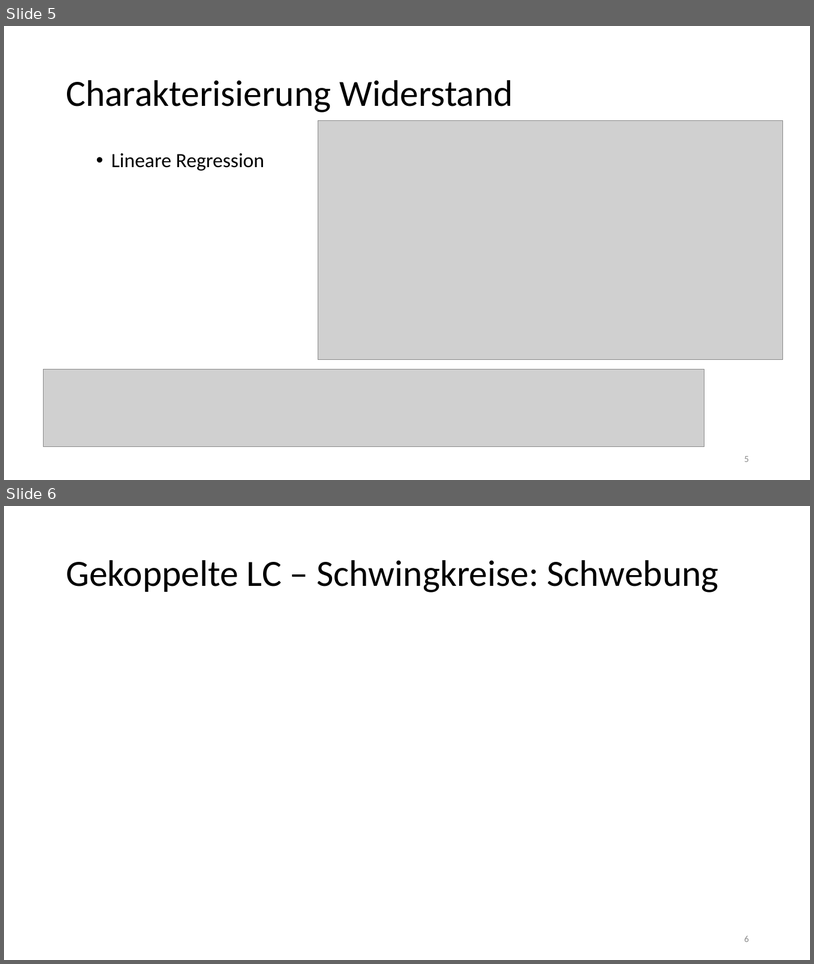
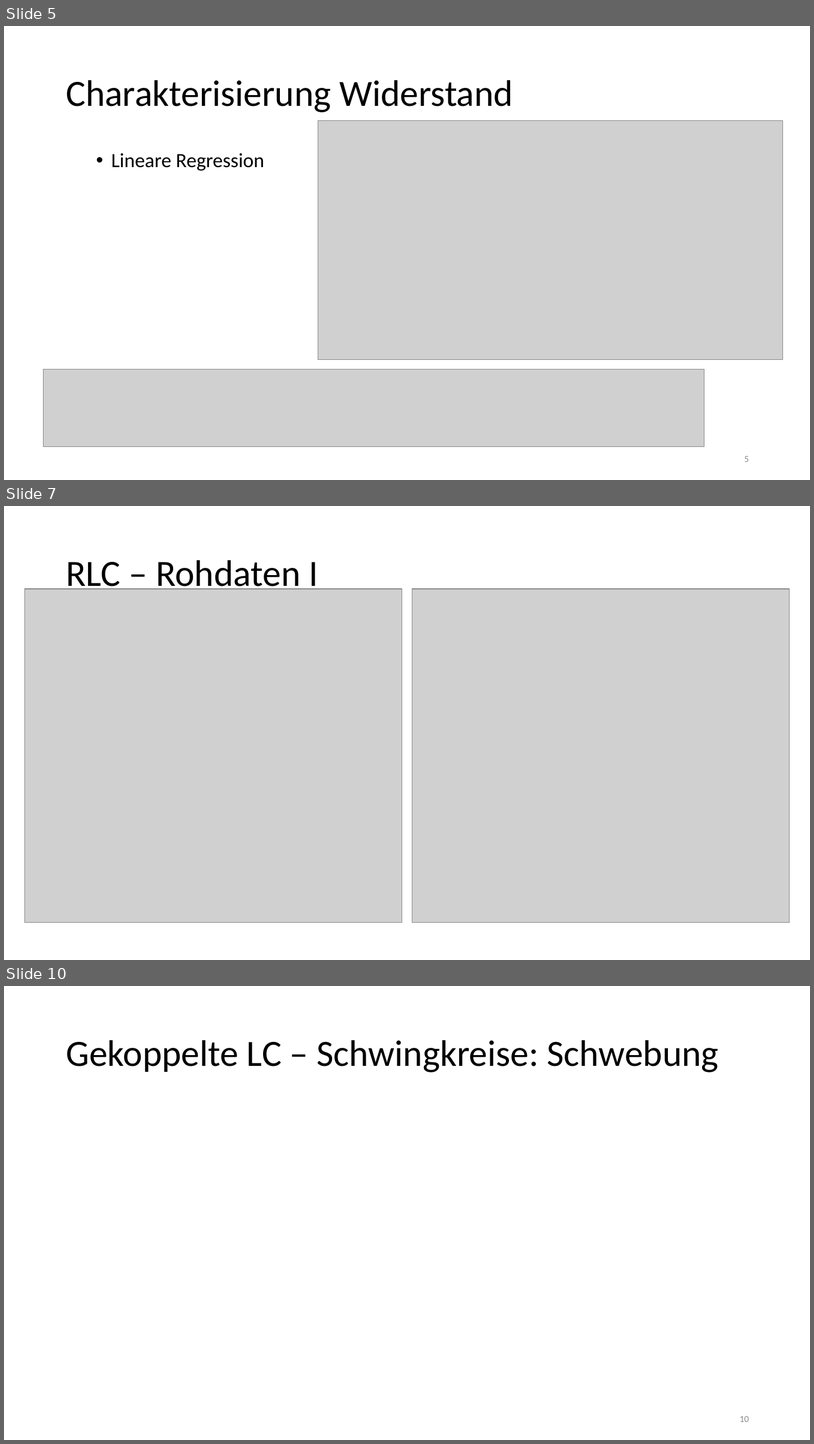
Before and after one commit to thewhitecat/grundpraktikum1, a slide deck: Elektronik/Elektronik.pptx. Shown one above the other, each under a label of ours: slides 5 and 6 before the commit, slides 5, 7 and 10 after it; the slides between them are not shown. The pictures are 814x964 and 814x1444 pixels, drawn with LibreOffice and Linux fonts; fonts in the diff are those of the drawing; grey boxes stand for pictures. Boxes give left, top, right and bottom in pixels: in the first picture for what was removed or moved away, otherwise in the second. Text is boxed around its words. In the diff, an @@ line names an element or a change of style, - is before the commit and + after.

```diff
--- a/Elektronik/Elektronik.pptx
+++ b/Elektronik/Elektronik.pptx
@@ slide 7 added at box(4, 506, 810, 960), background #FFFFFF @@
@@ title added at box(66, 560, 318, 595), 44 pt, text #000000 @@
+RLC – Rohdaten I
@@ picture added at box(24, 589, 402, 922) @@
@@ picture added at box(413, 589, 790, 922) @@
@@ what was slide 6 is now slide 10 @@
@@ page number at box(740, 1416, 750, 1422): text changed @@
-6
+10
```
Also in this commit, not shown: 4 other slides added.
